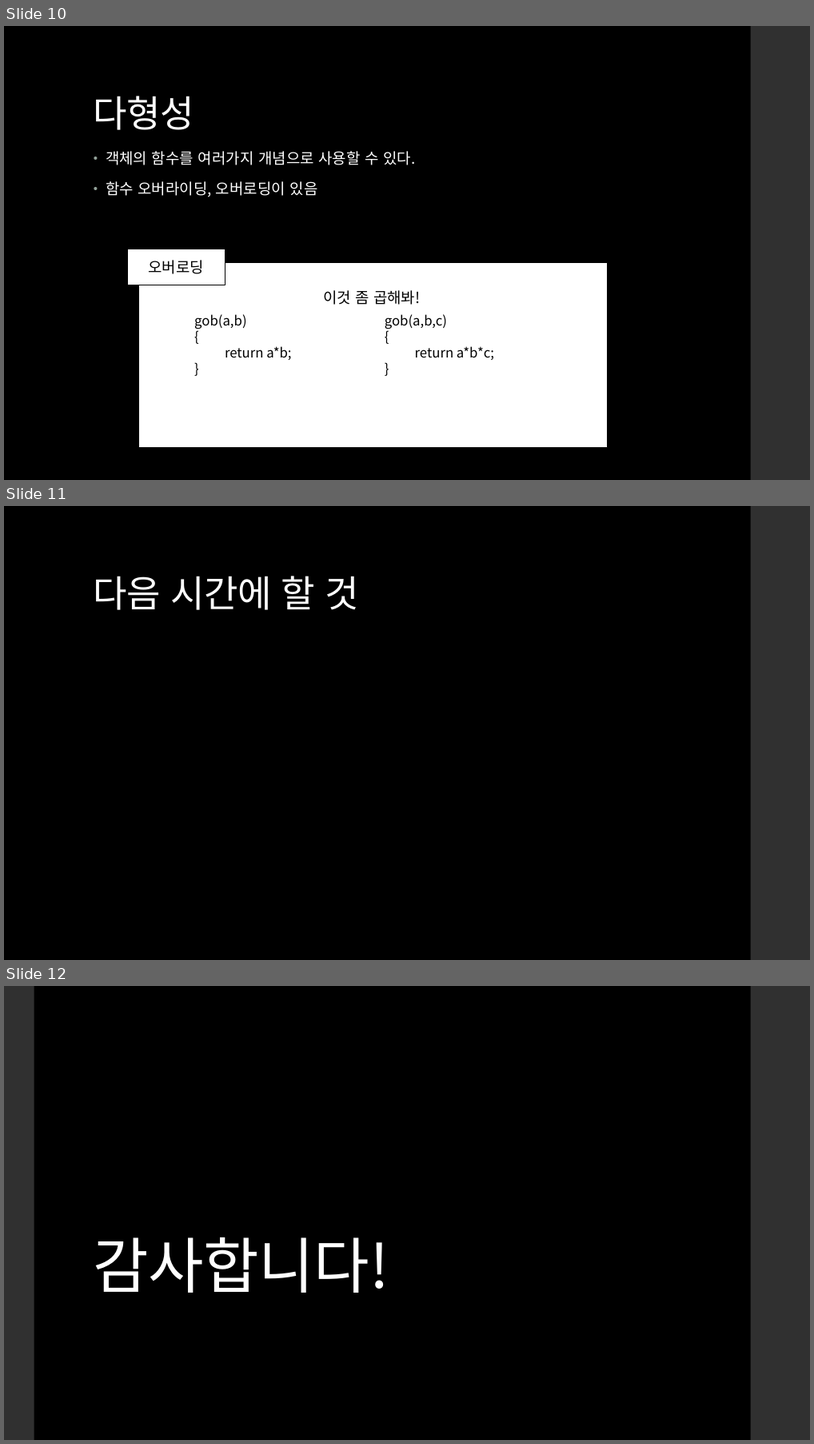
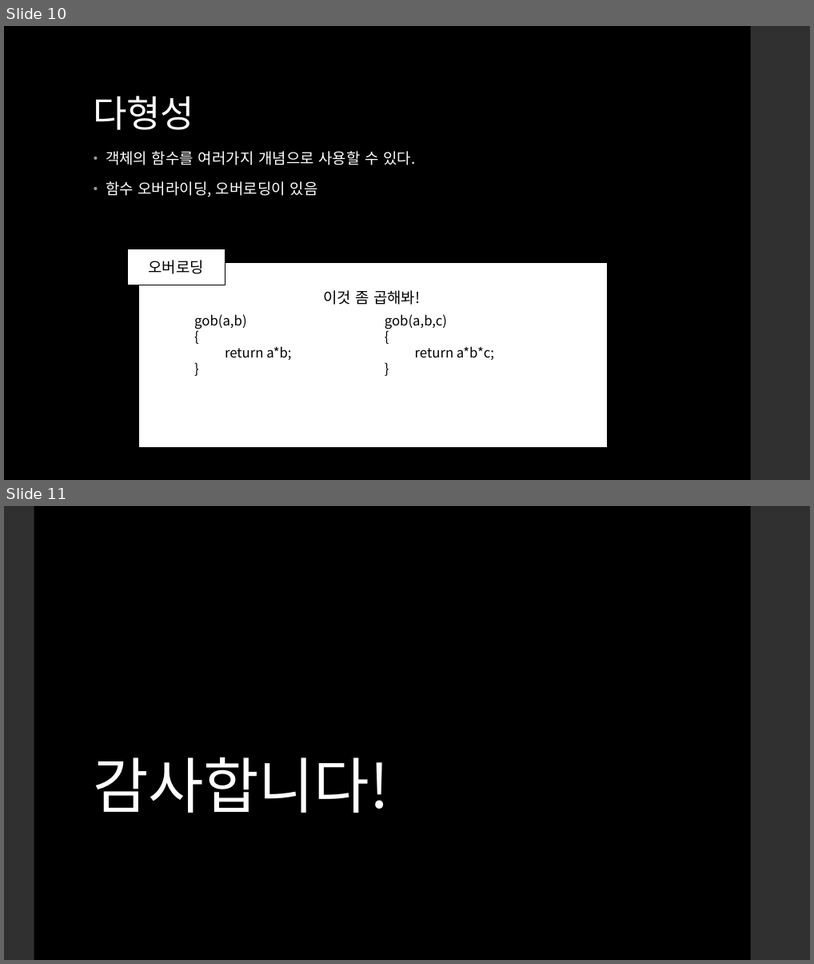
Before and after one commit to skyil7/Together-C-, a slide deck: 4강/객체지향프로그래밍 이론.pptx. Shown one above the other, each under a label of ours: slides 10, 11 and 12 before the commit, slides 10 and 11 after it. The pictures are 814x1444 and 814x964 pixels, drawn with LibreOffice and Linux fonts; fonts in the diff are those of the drawing. Boxes give left, top, right and bottom in pixels: in the first picture for what was removed or moved away, otherwise in the second. Text is boxed around its words. In the diff, an @@ line names an element or a change of style, - is before the commit and + after.

```diff
--- a/4강/객체지향프로그래밍 이론.pptx
+++ b/4강/객체지향프로그래밍 이론.pptx
@@ slide 11 removed at (4, 506, 810, 960), background #000000; not listed: 1 template element that a slide beside it also shows @@
@@ title removed at (94, 576, 358, 610) @@
-다음 시간에 할 것
@@ what was slide 12 is now slide 11 @@
```
Also in this commit, not shown: 1 slide changed.
